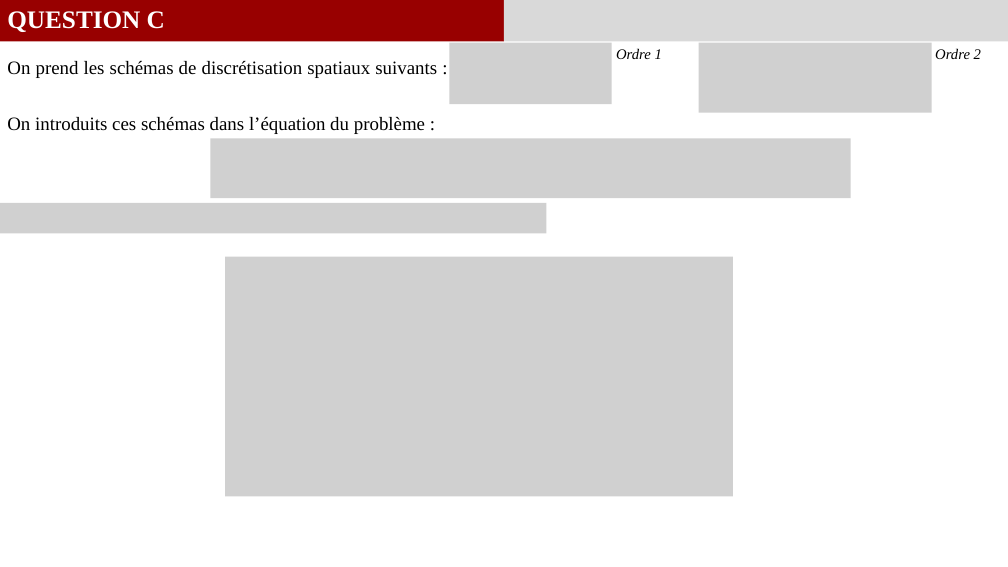
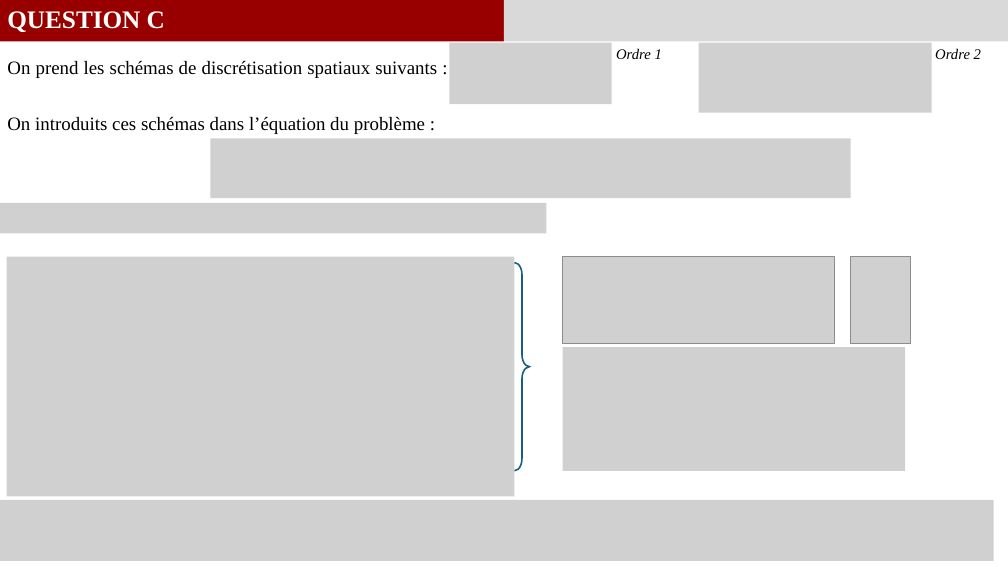
Before and after one commit to GauthierBRUNEL/MEC8211_devoir_2, a slide deck: slide 5 of doc/Rapport_Devoir1.pptx. Drawn at 1008x567 pixels with LibreOffice and Linux fonts; fonts in the diff are those of the drawing; grey boxes stand for pictures. Boxes give left, top, right and bottom in pixels: in the first picture for what was removed or moved away, otherwise in the second. Text is boxed around its words. In the diff, an @@ line names an element or a change of style, - is before the commit and + after.

```diff
--- a/doc/Rapport_Devoir1.pptx
+++ b/doc/Rapport_Devoir1.pptx
@@ picture moved from (x1=225, y1=256, x2=734, y2=496) to (x1=7, y1=256, x2=515, y2=496) @@
@@ right brace added at (x1=515, y1=262, x2=530, y2=470), outline #156082 1.5 pt @@
@@ picture added at (x1=563, y1=256, x2=835, y2=343) @@
@@ picture added at (x1=851, y1=256, x2=910, y2=343) @@
@@ picture added at (x1=563, y1=347, x2=905, y2=470) @@
@@ picture added at (x1=0, y1=500, x2=994, y2=561) @@
```
Also in this commit, not shown: 3 slides added, 3 slides removed, 16 other files.
